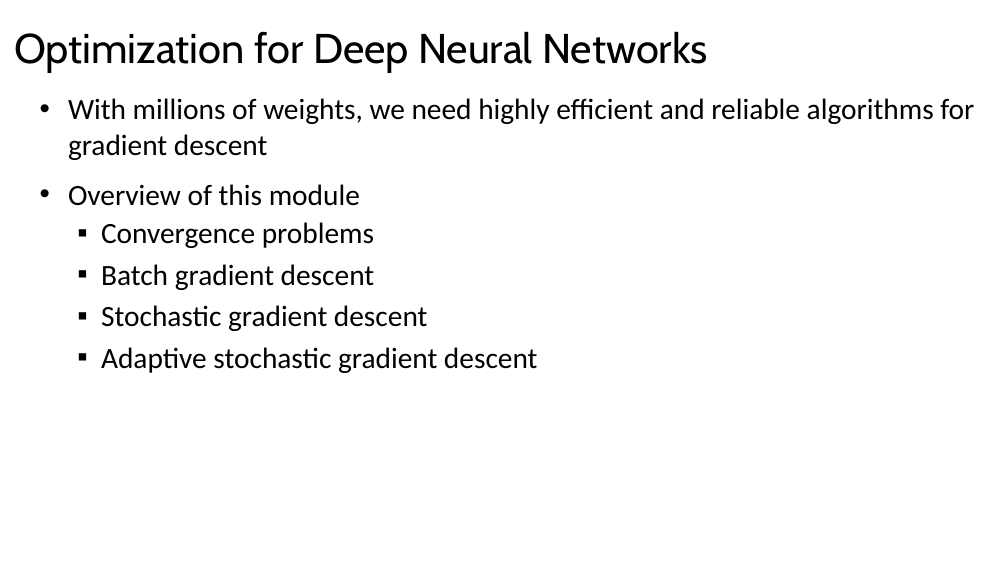
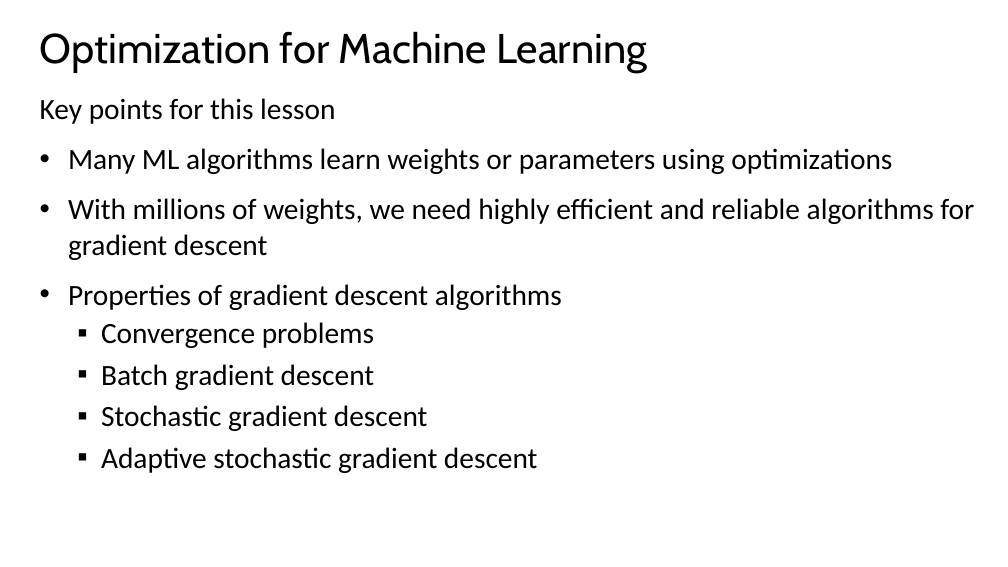
Before and after one commit to StephenElston/CSCI-E25, a slide deck: slide 7 of Slides/7_RegularizationAndOptimization.pptx (slide 3 before the commit). Drawn at 1008x567 pixels with LibreOffice and Linux fonts; fonts in the diff are those of the drawing. Boxes give left, top, right and bottom in pixels: in the first picture for what was removed or moved away, otherwise in the second. Text is boxed around its words. In the diff, an @@ line names an element or a change of style, - is before the commit and + after.

```diff
--- a/Slides/7_RegularizationAndOptimization.pptx
+++ b/Slides/7_RegularizationAndOptimization.pptx
@@ title at <box>40,31,647,73</box>: text changed @@
-Optimization for Deep Neural Networks
+Optimization for Machine Learning
@@ text at <box>40,98,892,174</box>: paragraphs added @@
+Key points for this lesson
+• Many ML algorithms learn weights or parameters using optimizations
@@ text at <box>68,284,562,310</box>: text changed @@
-• Overview of this module
+• Properties of gradient descent algorithms
```
Also in this commit, not shown: 2 other slides changed, 13 slides added, 3 slides removed, 1 other file.
